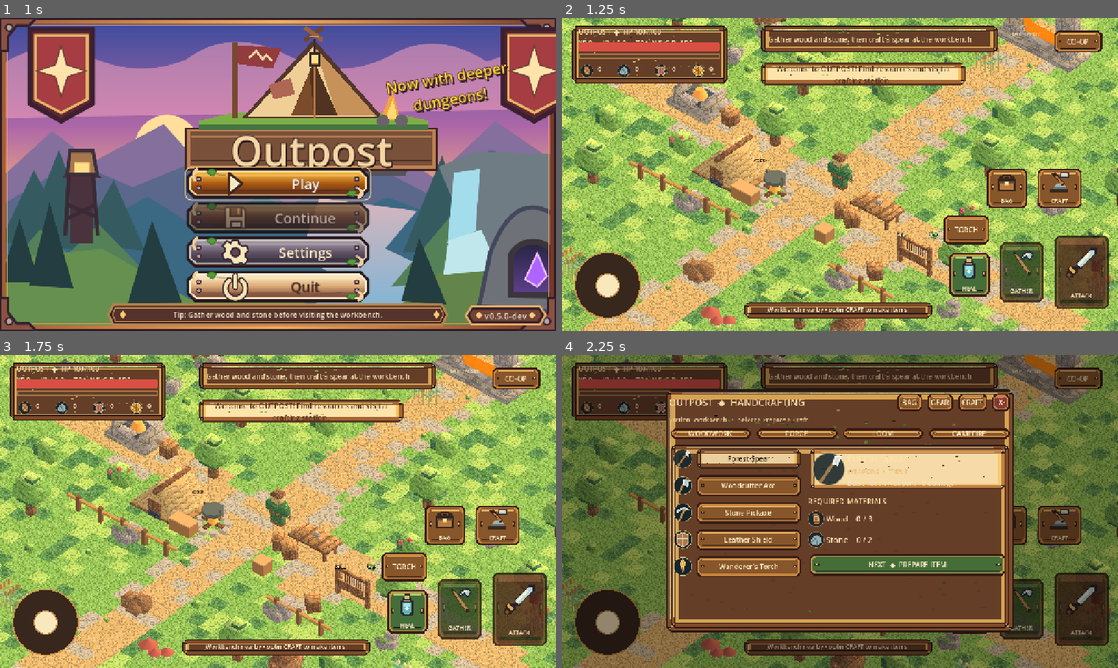
Above: before the commit, frames 1-4 (two rows, left to right).
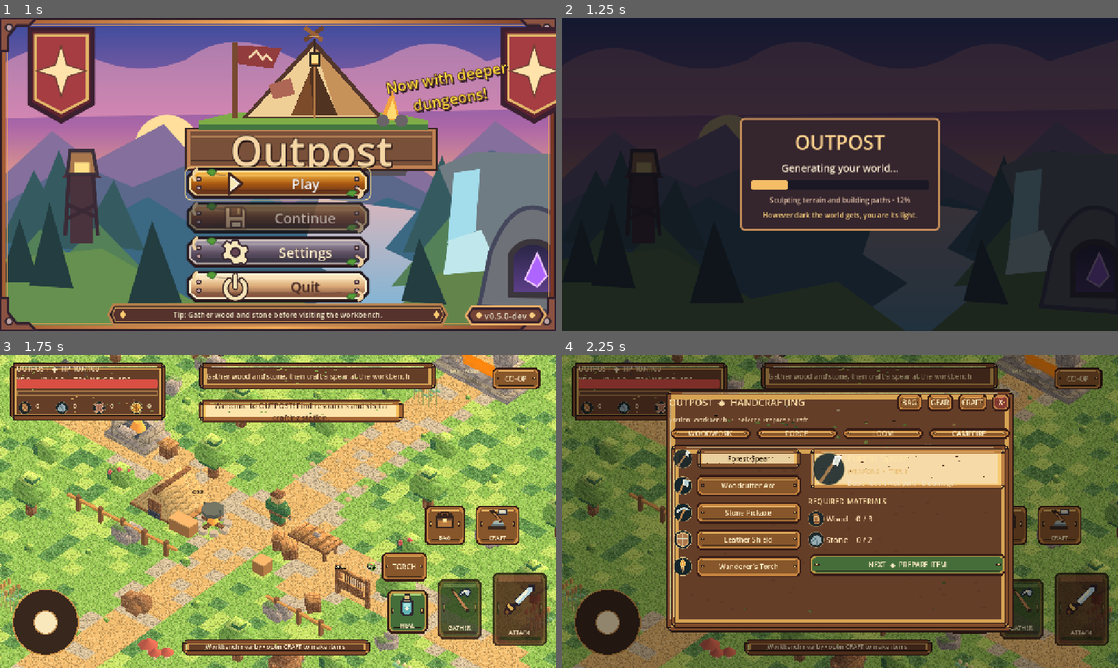
Above: after the commit, the same moments.

Repository: Smurfis/outpost-rpg
Game: Godot game, scene res://scenes/ui/company_splash.tscn
Same seed, same stepped clock (60 frames per second), same inputs: the game is played once before the commit and once after it.
Inputs (mouse positions are in pixels of both pictures, inside the frame that each line leads up to):
- Up to frame 1 (1 s): tap Enter at 0.5 s; move the mouse to (400, 158) at 0.52 s; hold D from 0.53 s (still down); tap E at 0.6 s; click (400, 158) at 0.67 s; tap Space at 0.77 s
- Up to frame 2 (1.25 s): keep holding D; tap Space at 1.07 s
- Up to frame 3 (1.75 s): release D at 1.25 s; drag from (166, 527) to (250, 574) at 1.27 s
- Up to frame 4 (2.25 s): move the mouse to (895, 442) at 2.02 s; hold D (outpost_right) from 2.03 s (still down); hold C (outpost_craft) from 2.03 s (still down)

Frame 1 is identical in both runs. In frame 2, 99% of the frame differs, in the area x 0-100%, y 0-100%; in frame 3, less than 0.1%; in frame 4, less than 0.1%.

Commit message:
fix: enable chunk batching only when entered through loading gateway

Diff:
--- a/scripts/ui/world_loading.gd
+++ b/scripts/ui/world_loading.gd
@@ -131,7 +131,9 @@
 		push_error("Outpost loading: failed to instantiate main scene")
 		return
 	_loaded_world.visible = false
+	get_tree().root.set_meta("outpost_defer_world_generation", true)
 	get_tree().root.add_child(_loaded_world)
+	get_tree().root.remove_meta("outpost_defer_world_generation")
 	# The voxel biome was instructed to stream the spawn region gradually;
 	# the main game still owns every gameplay/UI/save system normally.
 	var terrain: Node = _loaded_world.get_node_or_null("VoxelAtmosphere")
